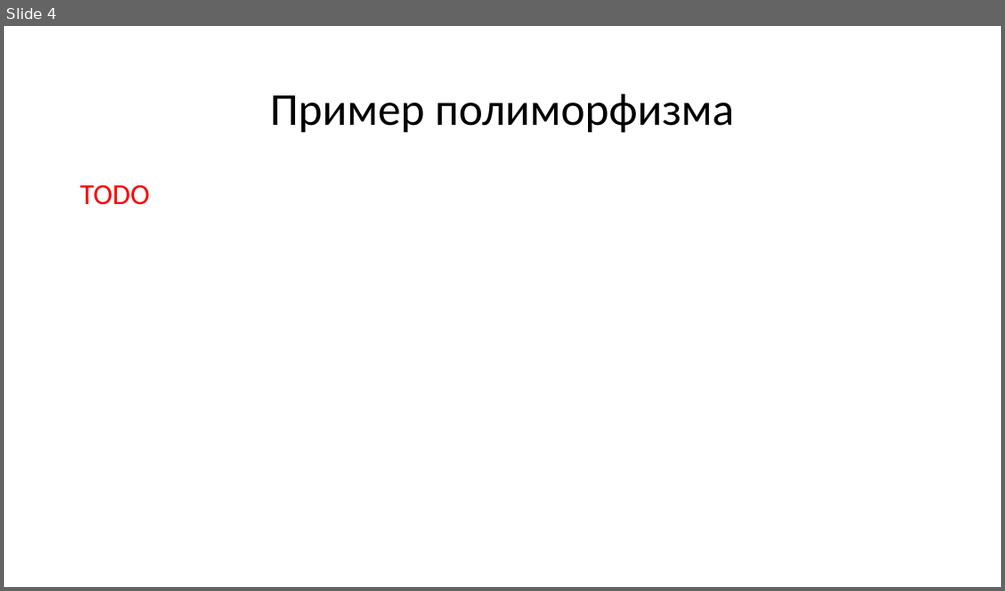
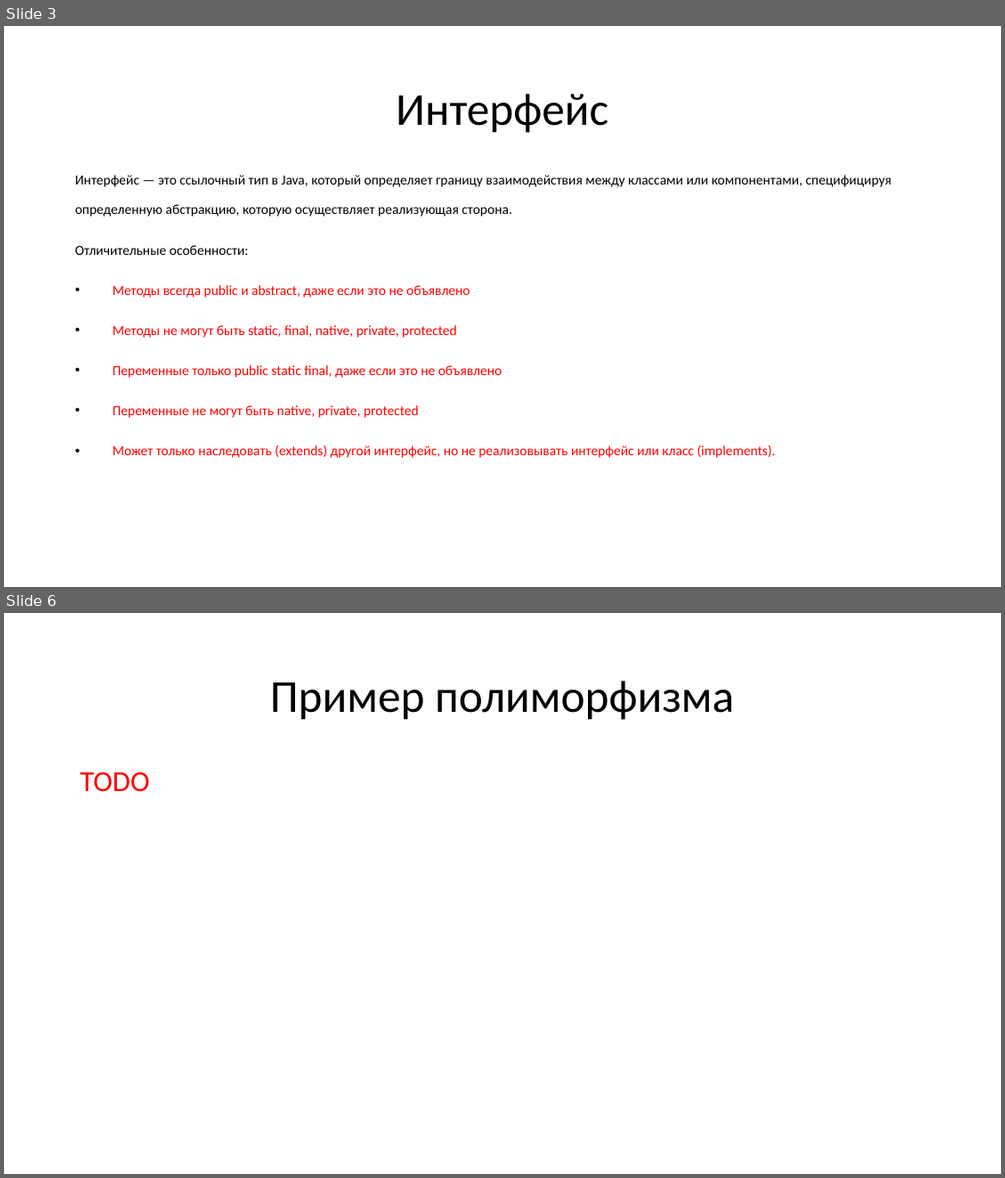
Before and after one commit to di-zhur/checkers, a slide deck: Java Core 2.pptx. Shown one above the other, each under a label of ours: slide 4 before the commit, slides 3 and 6 after it; the slides between them are not shown. The pictures are 1005x591 and 1005x1178 pixels, drawn with LibreOffice and Linux fonts; fonts in the diff are those of the drawing. Boxes give left, top, right and bottom in pixels: in the first picture for what was removed or moved away, otherwise in the second. Text is boxed around its words. In the diff, an @@ line names an element or a change of style, - is before the commit and + after.

```diff
--- a/Java Core 2.pptx
+++ b/Java Core 2.pptx
@@ slide 3 added at [4,26,1001,587], background #FFFFFF @@
@@ title added at [396,94,608,133], 44 pt, text #000000 @@
+Интерфейс
@@ text added at [75,175,891,458], 13.3 pt, text #FF0000 @@
+Интерфейс — это ссылочный тип в Java, который определяет границу взаимодействия между классами или компонентами, специфицируя определенную абстракцию, которую осуществляет реализующая сторона.
+Отличительные особенности:
+• Методы всегда public и abstract, даже если это не объявлено
+• Методы не могут быть static, final, native, private, protected
+• Переменные только public static final, даже если это не объявлено
+• Переменные не могут быть native, private, protected
+• Может только наследовать (extends) другой интерфейс, но не реализовывать интерфейс или класс (implements).
@@ what was slide 4 is now slide 6 @@
```
Also in this commit, not shown: 6 slides changed, 5 other slides added, 7 slides removed.
